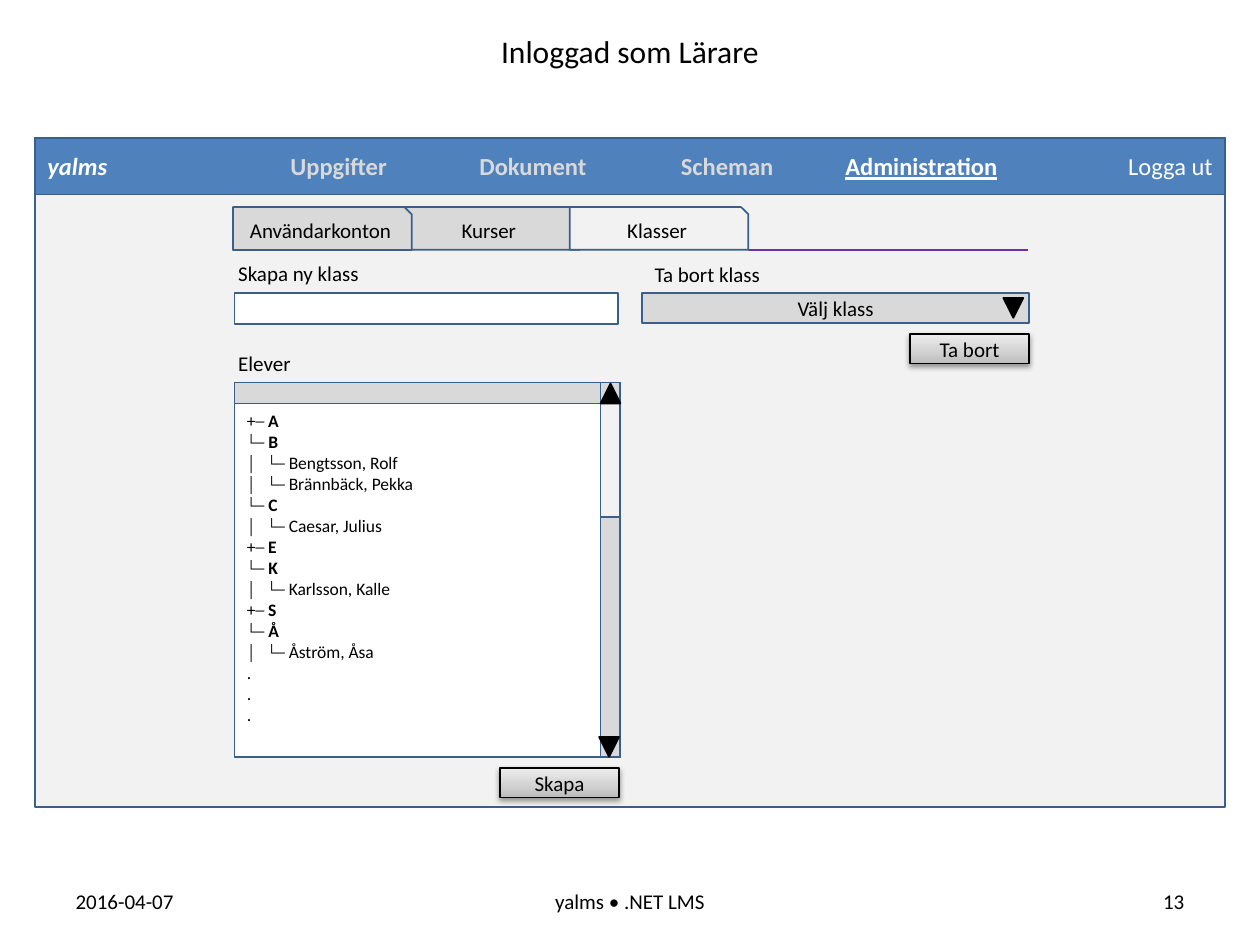
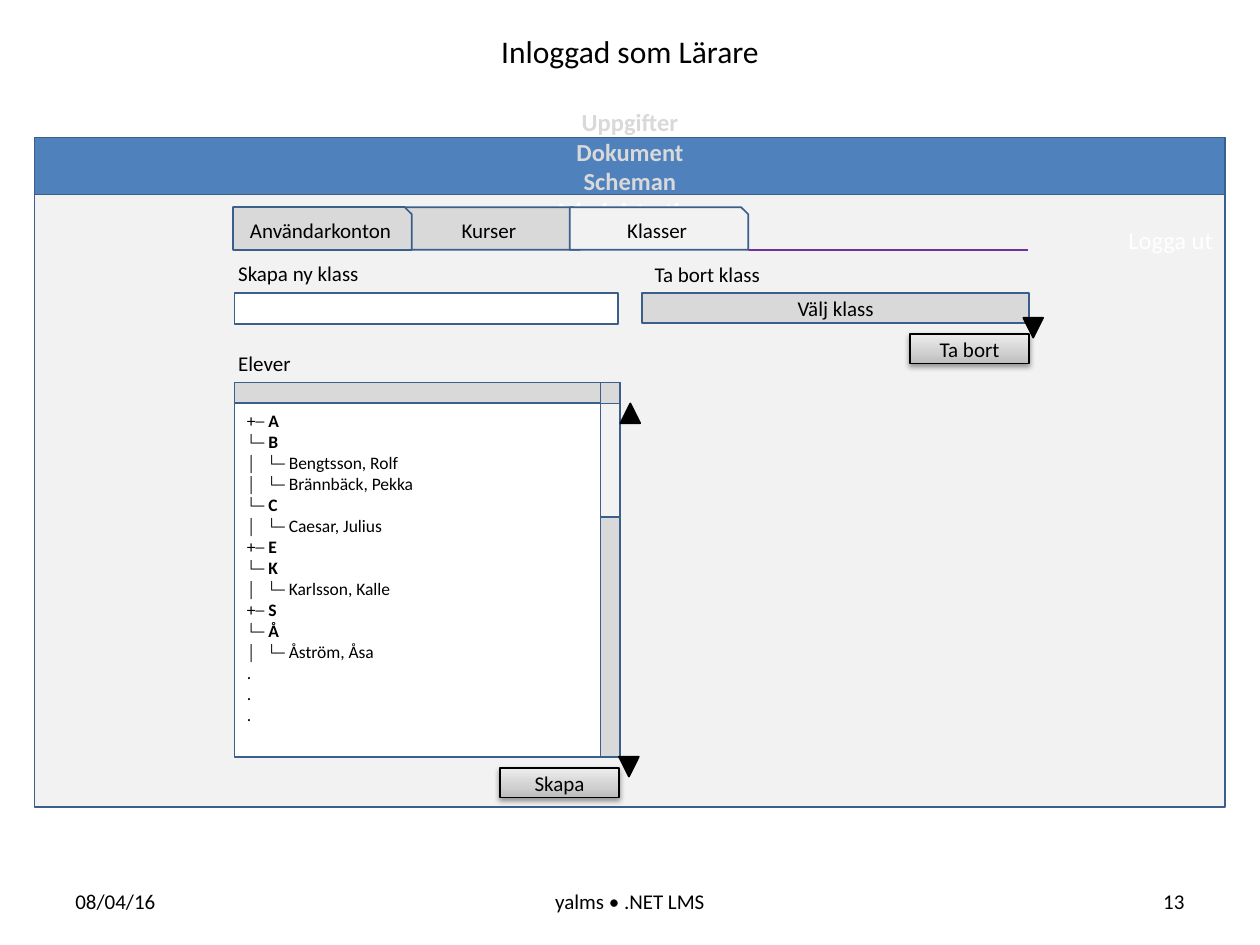
Before and after one commit to sc-elev/yalms, a slide deck: slide 13 of doc/Presentation_yalms.pptx. Drawn at 1260x945 pixels with LibreOffice and Linux fonts; fonts in the diff are those of the drawing. Boxes give left, top, right and bottom in pixels: in the first picture for what was removed or moved away, otherwise in the second. Text is boxed around its words. In the diff, an @@ line names an element or a change of style, - is before the commit and + after.

```diff
--- a/doc/Presentation_yalms.pptx
+++ b/doc/Presentation_yalms.pptx
@@ rectangle "yalms" at (x1=35, y1=137, x2=1226, y2=194): columns 6 to 1; outline #3A5F8C 1 pt to #3A5F8C 0.99 pt @@
@@ snip rect "Användarkonton" at (x1=233, y1=207, x2=412, y2=249): outline #3A5F8C 1 pt to #3A5F8C 0.99 pt; proportions changed @@
@@ snip rect "Kurser" at (x1=402, y1=207, x2=581, y2=249): outline #3A5F8C 1 pt to #3A5F8C 0.99 pt; proportions changed @@
@@ 3 triangles moved together from (x1=600, y1=297, x2=1023, y2=757) to (x1=619, y1=318, x2=1043, y2=777) @@
@@ outline #000000 1 pt to #000000 0.99 pt; proportions changed in 3 elements at (x1=619, y1=757, x2=639, y2=777), (x1=620, y1=403, x2=640, y2=423), (x1=1023, y1=318, x2=1043, y2=338) @@
@@ rectangle "+─ A" at (x1=234, y1=383, x2=620, y2=757): letter outline #808080 2.25 pt to none in "+─", "└─", "└─", "+─" and 3 more places; outline #3A5F8C 1 pt to #3A5F8C 0.99 pt @@
@@ outline #3A5F8C 1 pt to #3A5F8C 0.99 pt in 5 elements at (x1=643, y1=294, x2=1029, y2=324), (x1=600, y1=382, x2=621, y2=757), (x1=601, y1=403, x2=621, y2=517), (x1=35, y1=137, x2=1226, y2=806), (x1=234, y1=383, x2=620, y2=404) @@
@@ text at (x1=75, y1=894, x2=155, y2=910): text changed @@
-2016-04-07
+08/04/16
```
Also in this commit, not shown: 20 other slides changed, 4 slides added.
